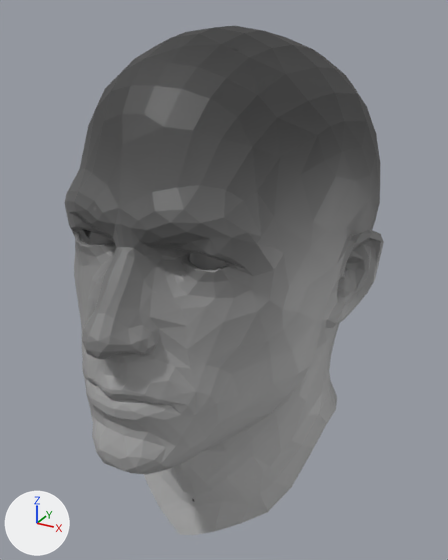
The Blender file hair_height.blend, before and after one commit.
Rendered twice from a camera (50 mm lens) standing at (0.171, -0.318, 0.121) and looking at (0.0, -0.009, -0.034). Arrows for +X, +Y and +Z are at lower left; the lights stay in place.

Script lines for the objects in view, before the commit:
```python
me_head = bpy.data.meshes.new('Head')
me_head.from_pydata(...)  # 5821 vertices, 5778 faces; spans x -0.088..0.088, y -0.202..0.111, z -0.102..0.126
me_head.materials.append(mat_hair)  # picture img_hair
ob_head = bpy.data.objects.new('Head', me_head)
ob_head.location = (0.0, 0.0, 0.0)
ob_head.rotation_euler = (1.374, 0.0, 0.0)  # degrees (79, 0, 0)
_m = ob_head.modifiers.new('Decimate', 'DECIMATE')
_m.ratio = 0.25
```
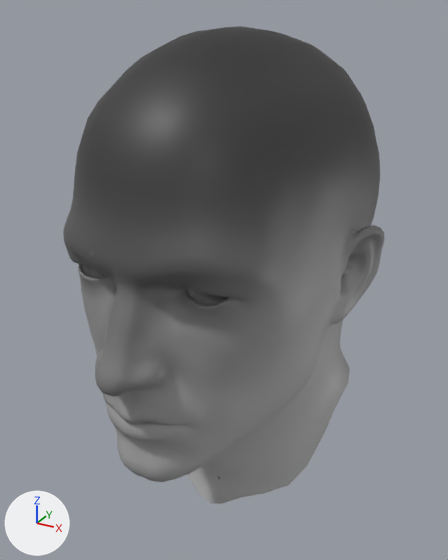
Commit message: Use the smooth 3d head model

The change, as a list of edits to the scene's bpy script:
```text
Change me_head:
    used by ob_head; location = (0.0, 0.0, 0.0); rotation_euler = (1.374, 0.0, 0.0), in degrees (79, 0, 0)
    remove me_head.from_pydata(...)  # 5821 vertices, 5778 faces; spans x -0.088..0.088, y -0.202..0.111, z -0.102..0.126
    add me_head.from_pydata(...)  # 5808 vertices, 5748 faces; spans x -0.088..0.088, y -0.198..0.111, z -0.102..0.126
    me_head part 1
    13 vertices are removed from x 0.0, y -0.201..-0.129, z -0.093..0.023
    28 faces are deleted
    10 vertices move from x -0.036..0.036, y -0.202..-0.127, z -0.094..0.027 to x -0.036..0.036, y -0.198..-0.127, z -0.093..0.027
    me_head part 2
    2 faces are deleted
    1 new face joins them
    me_head part 3
    1 face is deleted
    me_head part 4: 1 kept faces spanning x 0.021..0.048, y -0.008..0.004, z 0.082..0.091 get new texture (UV) coordinates
Change ob_head:
    ob_head.rotation_euler: (1.374, 0.0, 0.0) -> (1.571, 0.0, 0.0)  # degrees (79, 0, 0) -> degrees (90, 0, 0)
```

Location of each change, [x1, y1, x2, y2] in pixels of the pictures (448 x 560 px):
'Head', reshaped, turned: before [65, 26, 384, 535]; after [63, 26, 384, 504]
part 1 of me_head, cut back: before [144, 472, 268, 535]; after [187, 469, 289, 504]
part 2 of me_head, cut back: before [80, 229, 114, 245]; after [82, 264, 107, 277]
part 3 of me_head, deleted: before [190, 252, 234, 270]
part 4 of me_head, surface changed: after [189, 289, 228, 304]
